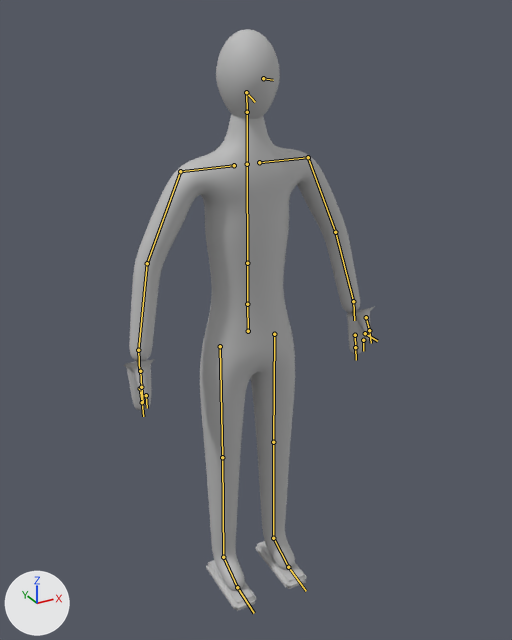
An edit to the glTF model models/mannequin_male.glb, drawn before and after from the same camera.
Camera for both pictures: a 50 mm camera at (-0.94, -1.759, 1.849) aimed at (0.02, -0.013, 0.976). The axes (+X, +Y, +Z) are drawn at lower left. The lights are the same throughout. The picture after the commit comes second. The bones that change, and the others that lie on the model, are drawn over the model as lines.

Objects in the first picture: 'human_noir'.
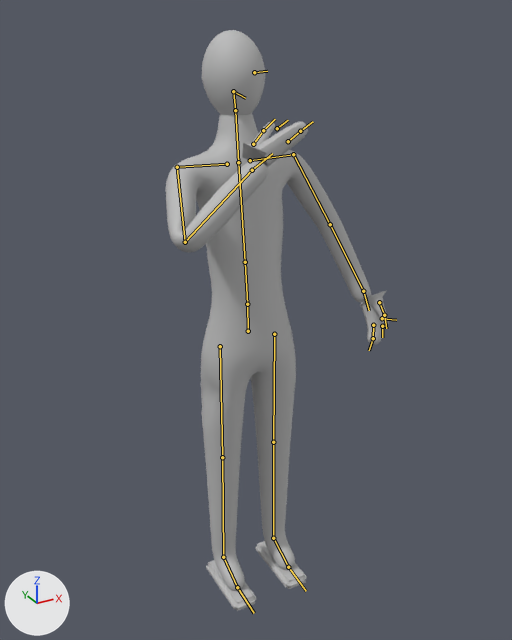
The newer file adds an action. The first version stands in its rest pose; the second is drawn at frame 6 of the action 'hand_recoil'.

What differs and where, as boxes [x1, y1, x2, y2] in the pictures (512 x 640 px):
'human_noir', posed (12% narrower)
    before: [124, 29, 375, 611]
    after: [166, 30, 388, 611]
bone 'spine', root to tip
    before: (247, 304) to (247, 263)
    after: (247, 304) to (245, 262)
bone 'head', root to tip
    before: (247, 112) to (246, 92)
    after: (235, 110) to (233, 91)
bone 'upper_arm.L', root to tip
    before: (308, 157) to (335, 232)
    after: (293, 154) to (330, 224)
bone 'forearm.L', root to tip
    before: (335, 232) to (353, 301)
    after: (330, 224) to (363, 291)
bone 'fingers_1.L', root to tip
    before: (355, 335) to (355, 347)
    after: (373, 325) to (373, 338)
bone 'thumb_2.L', root to tip
    before: (369, 330) to (371, 343)
    after: (384, 315) to (386, 328)
bone 'shoulder.R', root to tip
    before: (234, 165) to (180, 171)
    after: (227, 164) to (177, 167)
bone 'upper_arm.R', root to tip
    before: (180, 171) to (147, 263)
    after: (177, 167) to (185, 242)
bone 'forearm.R', root to tip
    before: (147, 263) to (138, 350)
    after: (185, 242) to (252, 170)

What the commit changed:
Bone 'spine' (bone_spine) turns from (0, 0, 0) to (-6, 8, 0) degrees about its own x, y and z.
Bone 'head' (bone_head) turns from (0, 0, 0) to (-3, 6, 0) degrees about its own x, y and z.
Bone 'upper_arm.L' (bone_upper_arm_l) turns from (0, 0, 0) to (0, 0, -5) degrees about its own x, y and z.
Bone 'forearm.L' (bone_forearm_l) turns from (0, 0, 0) to (-10, 0, 0) degrees about its own x, y and z.
Bone 'fingers_1.L' (bone_fingers_1_l) turns from (0, 0, 0) to (0, 0, 20) degrees about its own x, y and z.
Bone 'thumb_2.L' (bone_thumb_2_l) turns from (0, 0, 0) to (0, 0, 8) degrees about its own x, y and z.
Bone 'shoulder.R' (bone_shoulder_r) turns from (0, 0, 0) to (4, 0, 0) degrees about its own x, y and z.
Bone 'upper_arm.R' (bone_upper_arm_r) turns from (0, 0, 0) to (-38, 0, 26) degrees about its own x, y and z.
Bone 'forearm.R' (bone_forearm_r) turns from (0, 0, 0) to (-108, 0, 0) degrees about its own x, y and z.
